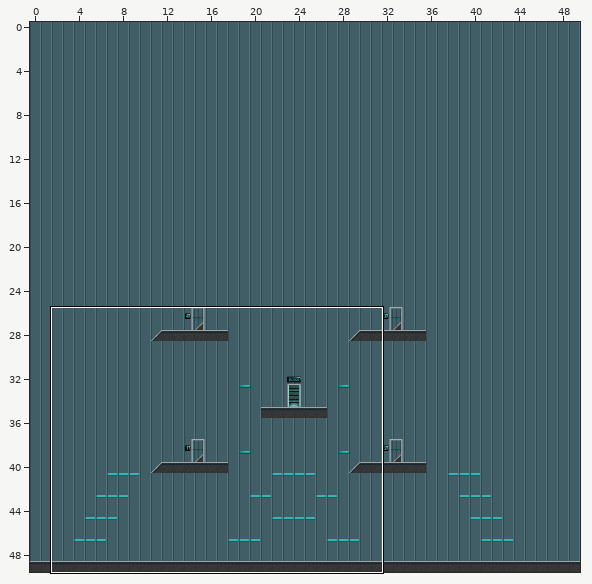
Tiled map (JSON), stored at data/maps/tech-overworld.tmx.json. The picture above shows the old version from afar; the outline marks the close-up.
Close-up. Before the commit:
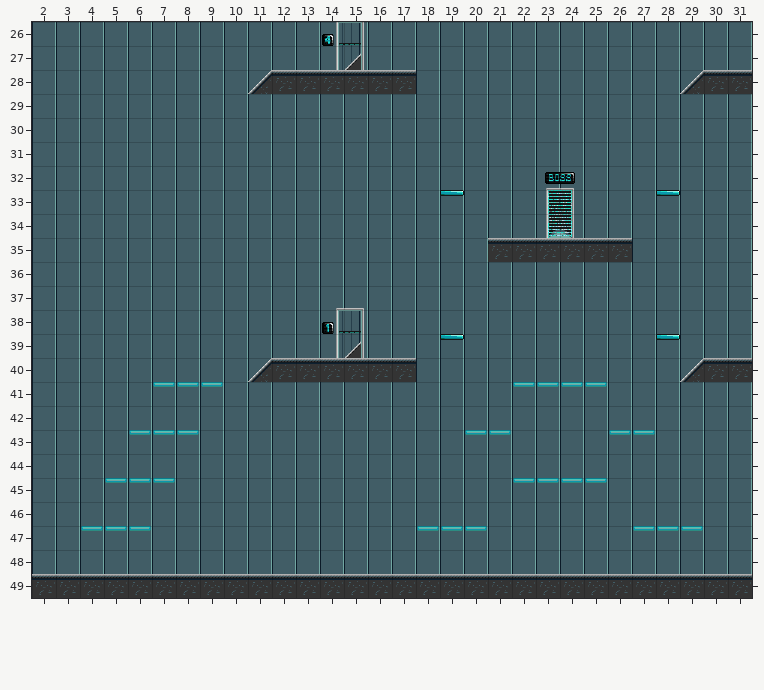
Cells are 32x32 px. Shown: x 2..31, y 26..49. The commit also changed other parts of the map, which this record leaves out.
The same view after the edit:
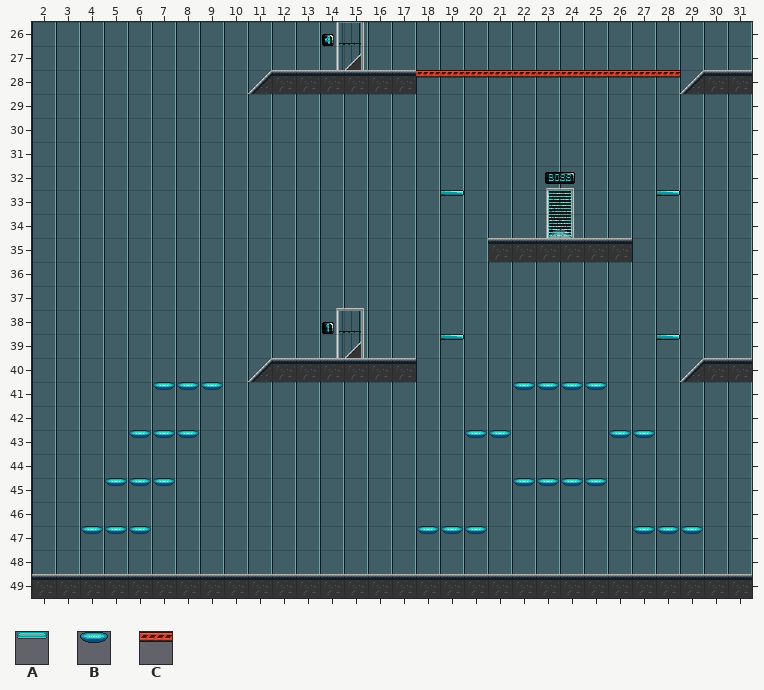
Key: from "terrain": A 177, B 193, C 198.
_ is an empty cell.
Difference:
{"where": "layer \"background #2\""}
{"y":28,"x":18,"old":"___________","new":"CCCCCCCCCCC"}
{"y":41,"x":7,"old":"AAA","new":"BBB"}
{"y":41,"x":22,"old":"AAAA","new":"BBBB"}
{"y":43,"x":6,"old":"AAA","new":"BBB"}
{"y":43,"x":20,"old":"AA","new":"BB"}
{"y":43,"x":26,"old":"AA","new":"BB"}
{"y":45,"x":5,"old":"AAA","new":"BBB"}
{"y":45,"x":22,"old":"AAAA","new":"BBBB"}
{"y":47,"x":4,"old":"AAA","new":"BBB"}
{"y":47,"x":18,"old":"AAA","new":"BBB"}
{"y":47,"x":27,"old":"AAA","new":"BBB"}
